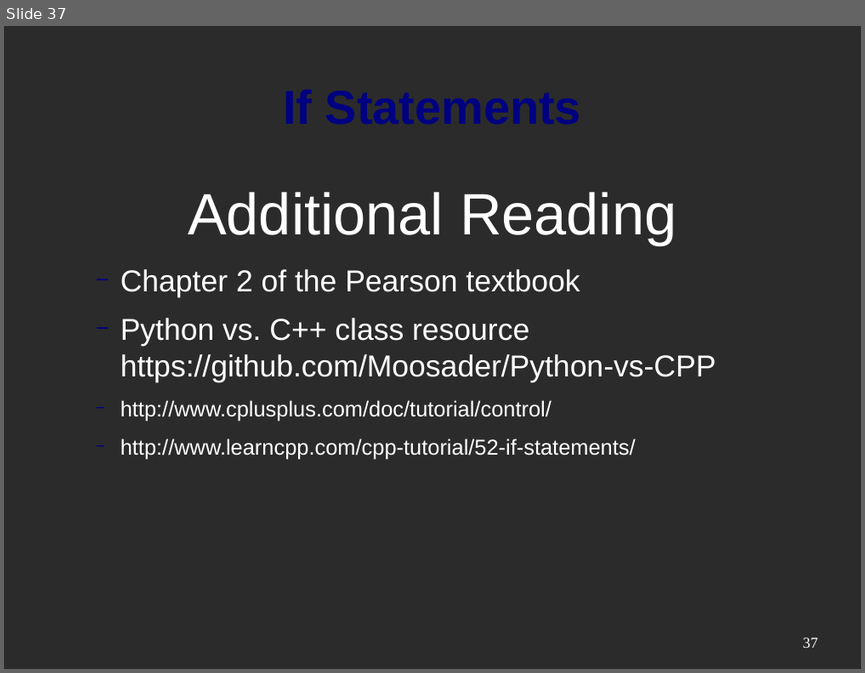
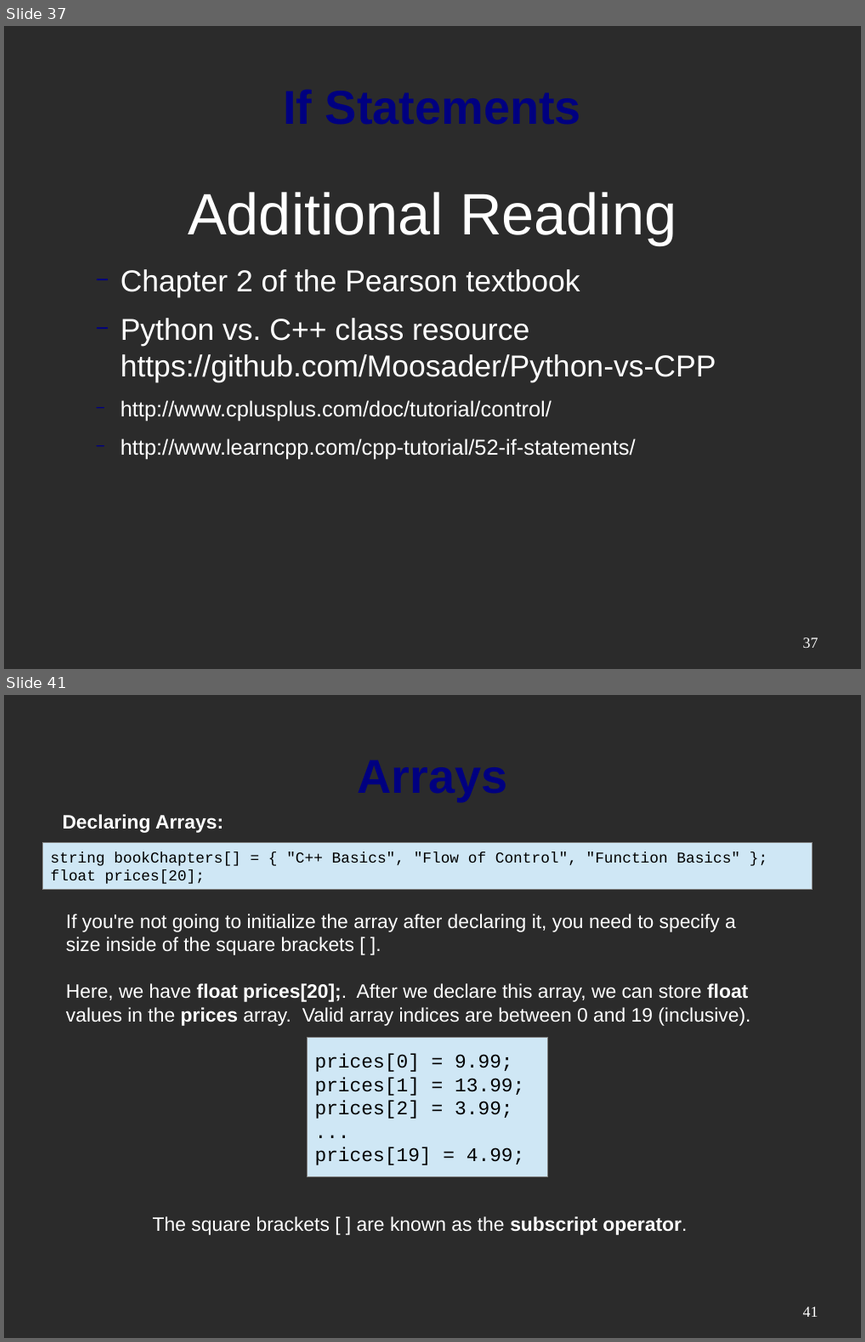
Before and after one commit to mactwist555/CPP-Course, a slide deck: Week 01/Python vs CPP.odp. Shown one above the other, each under a label of ours: slide 37 before the commit, slides 37 and 41 after it; the slides between them are not shown. The pictures are 865x673 and 865x1342 pixels, drawn with LibreOffice and Linux fonts; fonts in the diff are those of the drawing; background and template pictures are left out; a plain dark background stands for a picture behind light text. Boxes give left, top, right and bottom in pixels: in the first picture for what was removed or moved away, otherwise in the second. Text is boxed around its words. In the diff, an @@ line names an element or a change of style, - is before the commit and + after.

```diff
--- a/Week 01/Python vs CPP.odp
+++ b/Week 01/Python vs CPP.odp
@@ slide 41 added at [4,695,861,1338], background picture (left out) @@
@@ title added at [46,721,818,828], 44 pt, text #000080, bold @@
+Arrays
@@ text added at [63,814,223,833], 18 pt, text #FFFFFF, bold @@
+Declaring Arrays:
@@ rectangle added at [43,843,812,890], fill #CFE7F5, outline #808080 0 pt, 14 pt, text #000000 @@
+string bookChapters[] = { "C++ Basics", "Flow of Control", "Function Basics" };
+float prices[20];
@@ text added at [66,913,750,1026], 18 pt, text #FFFFFF @@
+If you're not going to initialize the array after declaring it, you need to specify a size inside of the square brackets [ ].
+Here, we have float prices[20];. After we declare this array, we can store float values in the prices array. Valid array indices are between 0 and 19 (inclusive).
@@ rectangle added at [307,1037,548,1177], fill #CFE7F5, outline #808080 0 pt, 18 pt, text #000000 @@
+prices[0] = 9.99;
+prices[1] = 13.99;
+prices[2] = 3.99;
+...
+prices[19] = 4.99;
@@ text added at [153,1216,687,1235], 18 pt, text #FFFFFF @@
+The square brackets [ ] are known as the subscript operator.
@@ page number added at [803,1306,818,1316], 14 pt, text #FFFFFF @@
+41
```
Also in this commit, not shown: 5 slides changed, 20 other slides added, 2 slides removed.
